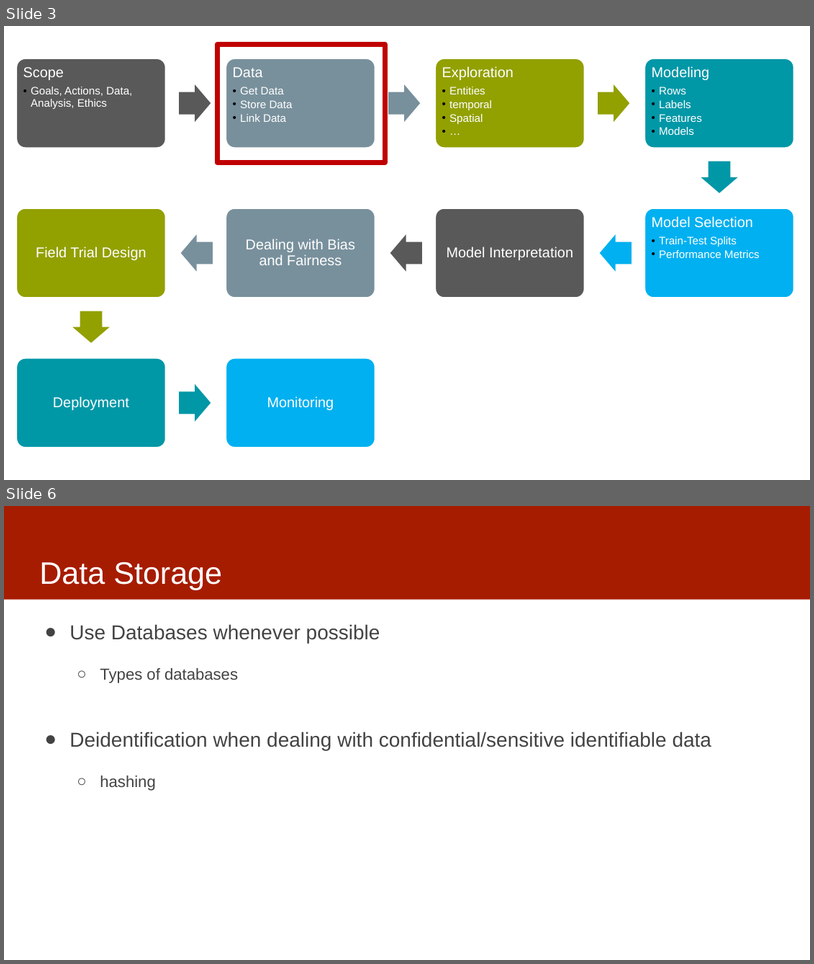
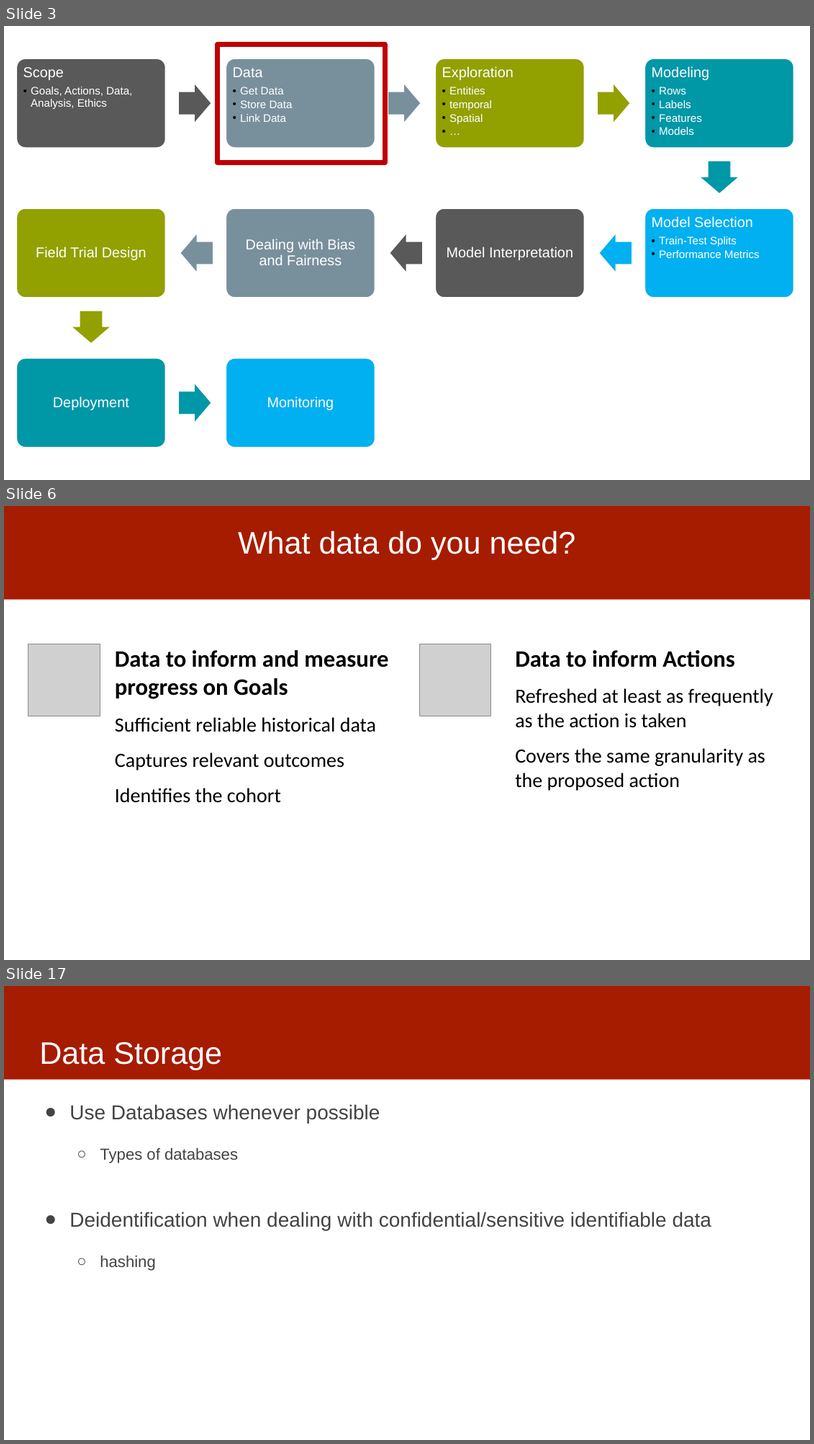
Before and after one commit to dssg/mlforpublicpolicylab, a slide deck: Lectures/04-data.pptx. Shown one above the other, each under a label of ours: slides 3 and 6 before the commit, slides 3, 6 and 17 after it; the slides between them are not shown. The pictures are 814x964 and 814x1444 pixels, drawn with LibreOffice and Linux fonts; fonts in the diff are those of the drawing; grey boxes stand for pictures. Boxes give left, top, right and bottom in pixels: in the first picture for what was removed or moved away, otherwise in the second. Text is boxed around its words. In the diff, an @@ line names an element or a change of style, - is before the commit and + after.

```diff
--- a/Lectures/04-data.pptx
+++ b/Lectures/04-data.pptx
@@ slide 6 added at <box>4,506,810,960</box>, background #FFFFFF; not listed: 1 template element that a slide beside it also shows @@
@@ title added at <box>238,530,576,559</box>, 37 pt, text #FFFFFF @@
+What data do you need?
@@ picture added at <box>28,644,100,716</box> @@
@@ text added at <box>115,650,388,803</box>, 24 pt, text #000000 @@
+Data to inform and measure progress on Goals
+Sufficient reliable historical data
+Captures relevant outcomes
+Identifies the cohort
@@ picture added at <box>419,644,491,716</box> @@
@@ text added at <box>515,650,774,790</box>, 24 pt, text #000000 @@
+Data to inform Actions
+Refreshed at least as frequently as the action is taken
+Covers the same granularity as the proposed action
@@ what was slide 6 is now slide 17 @@
```
Also in this commit, not shown: 2 slides changed, 11 other slides added.
